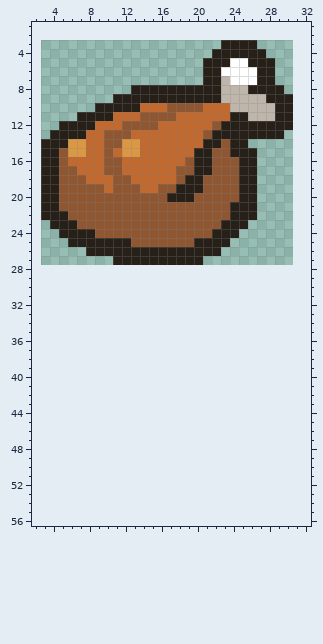
A pixel-art sprite gets an edit: images/foodcoin-sheet0.png. The picture above is the old version.
The file is 28x25 pixels. Colours within 5 levels of each other are drawn and written as one. Shown: x 2..32, y 1..56. The old version is drawn lined up with the new one, on the new canvas.
The same view after the edit:
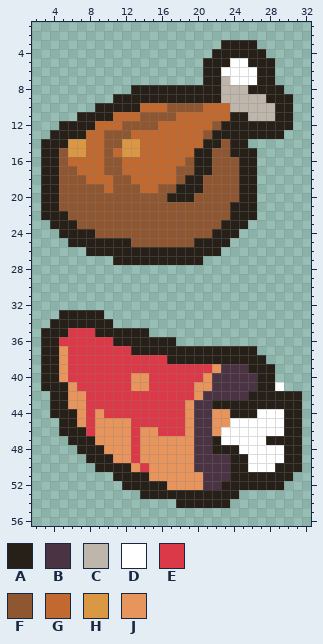
Palette (. is transparent): A #272018  B #4a3343  C #beb6ab  D #ffffff  E #dc3948  F #8f5731  G #c1692f  H #da9845  J #e7955d
Changes in this commit:
canvas 28x25 -> 64x64, the old top-left corner now at 3,3
y 33: x 5..9 ..... -> AAAAA
y 34: x 4..10 ....... -> AAAAAAA
y 35: x 3..14 ............ -> AAAEEEAAAAAA
y 36: x 3..17 ............... -> AAEEEEEEAAAAAAA
y 37: x 3..26 ........................ -> AAJEEEEEEEAAAAAAAAAAAAAA
y 38: x 3..27 ......................... -> AAJEEEEEEEEEEEAAAAAAAAAAA
y 39: x 3..28 .......................... -> AAJEEEEEEEEEEEEEEEEJBBBAAA
y 40: x 3..28 .......................... -> AAJEEEEEEEJJEEEEEEJBBBBBAA
y 41: x 3..29 ........................... -> AAAJEEEEEEJJEEEEEJJBBBBBAAD
y 42: x 4..31 ............................ -> AAJJEEEEEEEEEEEEJBBBBBAAAAAA
y 43: x 4..31 ............................ -> AAJJEEEEEEEEEEEJBBAAAAAAAAAA
y 44: x 4..31 ............................ -> AAAJEJEEEEEEEEEJBBJJAAADDDAA
y 45: x 5..31 ........................... -> AAJEJJJJEEEEEEJBBJJDDDDDDAA
y 46: x 5..31 ........................... -> AAAEJJJJEJJEEEJBBJDDDDDDDAA
y 47: x 6..31 .......................... -> AAAJJJJEJJJJJJBBADDDDDAAAA
y 48: x 7..31 ......................... -> AAAJJJEJJJJJJBBAAADDDDDAA
y 49: x 8..31 ........................ -> AAAJJEJJJJJJBBBBAADDDDAA
y 50: x 9..31 ....................... -> AAAAJEJJJJJBBBBAADDDAAA
y 51: x 11..30 .................... -> AAAAJJJJJJBBBAAAAAAA
y 52: x 12..29 .................. -> AAAAAJJJJBBAAAAAAA
y 53: x 14..24 ........... -> AAAAAAAAAAA
y 54: x 18..23 ...... -> AAAAAA
Pixel boxes of the changes (left, top, right, bottom) in both pictures:
added: (41, 310, 302, 508)
